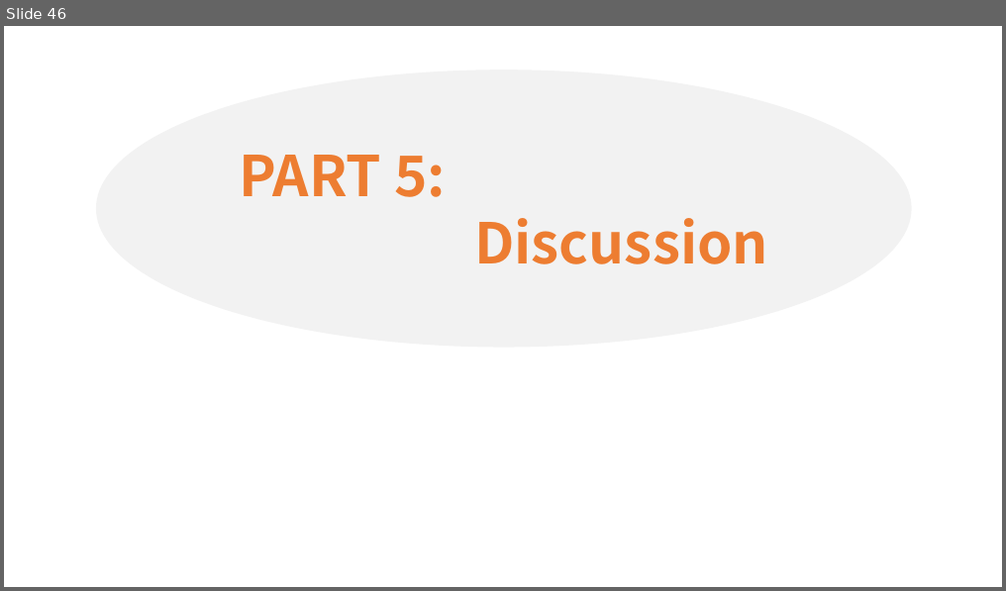
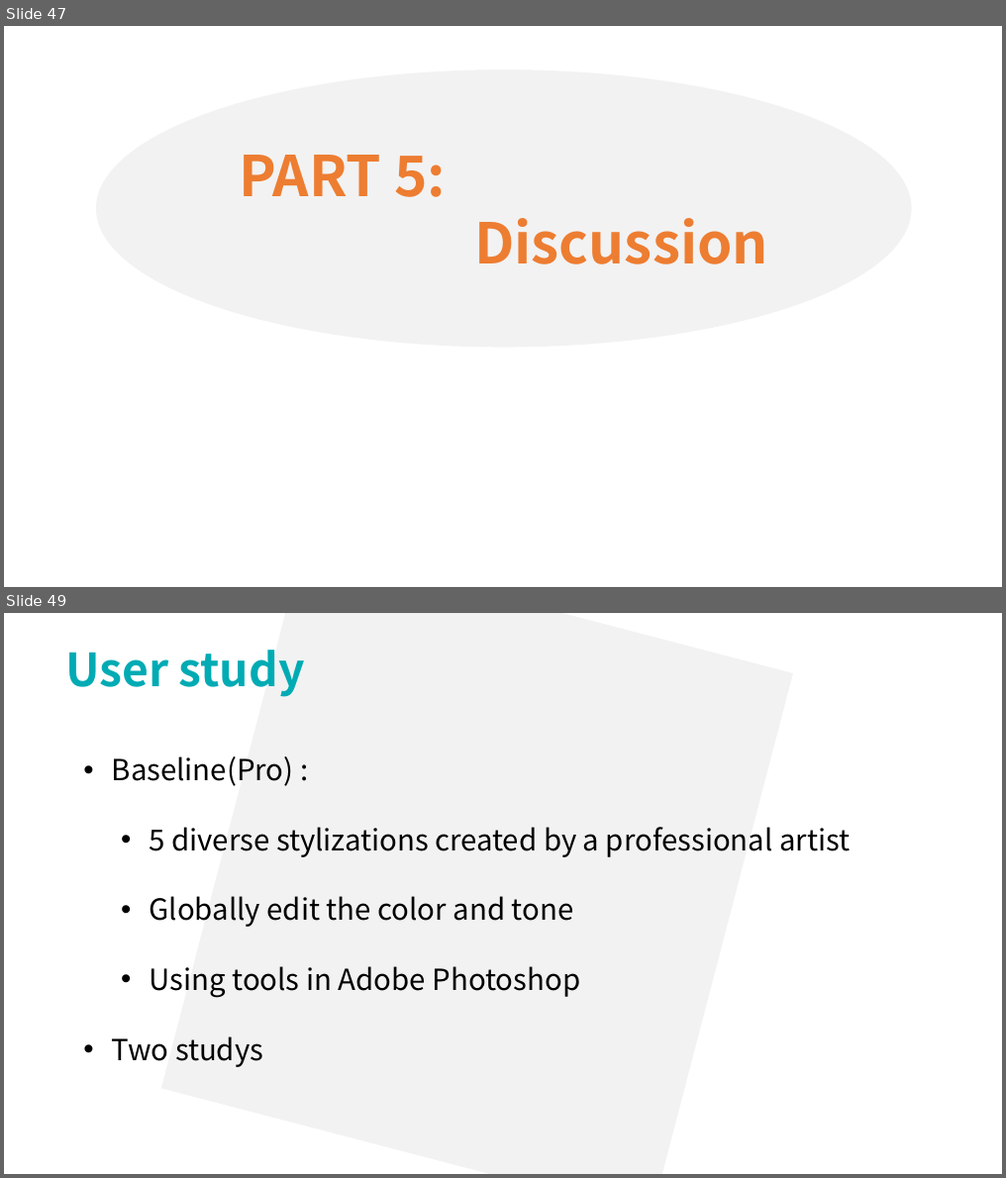
Before and after one commit to lsyoath/sheepy, a slide deck: ComputerVision.pptx. Shown one above the other, each under a label of ours: slide 46 before the commit, slides 47 and 49 after it; the slides between them are not shown. The pictures are 1006x591 and 1006x1178 pixels, drawn with LibreOffice and Linux fonts; fonts in the diff are those of the drawing. Boxes give left, top, right and bottom in pixels: in the first picture for what was removed or moved away, otherwise in the second. Text is boxed around its words. In the diff, an @@ line names an element or a change of style, - is before the commit and + after.

```diff
--- a/ComputerVision.pptx
+++ b/ComputerVision.pptx
@@ slide 49 added at bbox=[4, 613, 1002, 1174], background #FFFFFF @@
@@ rectangle added at bbox=[161, 613, 793, 1174], fill #F2F2F2 @@
@@ text added at bbox=[65, 650, 305, 697], 44 pt, text #00ABB4, bold @@
+User study
@@ text added at bbox=[112, 757, 849, 1067], 28 pt, text #000000 @@
+• Baseline(Pro) :
+  • 5 diverse stylizations created by a professional artist
+  • Globally edit the color and tone
+  • Using tools in Adobe Photoshop
+• Two studys
@@ what was slide 46 is now slide 47 @@
```
Also in this commit, not shown: 3 slides changed, 12 other slides added, 3 slides removed.
